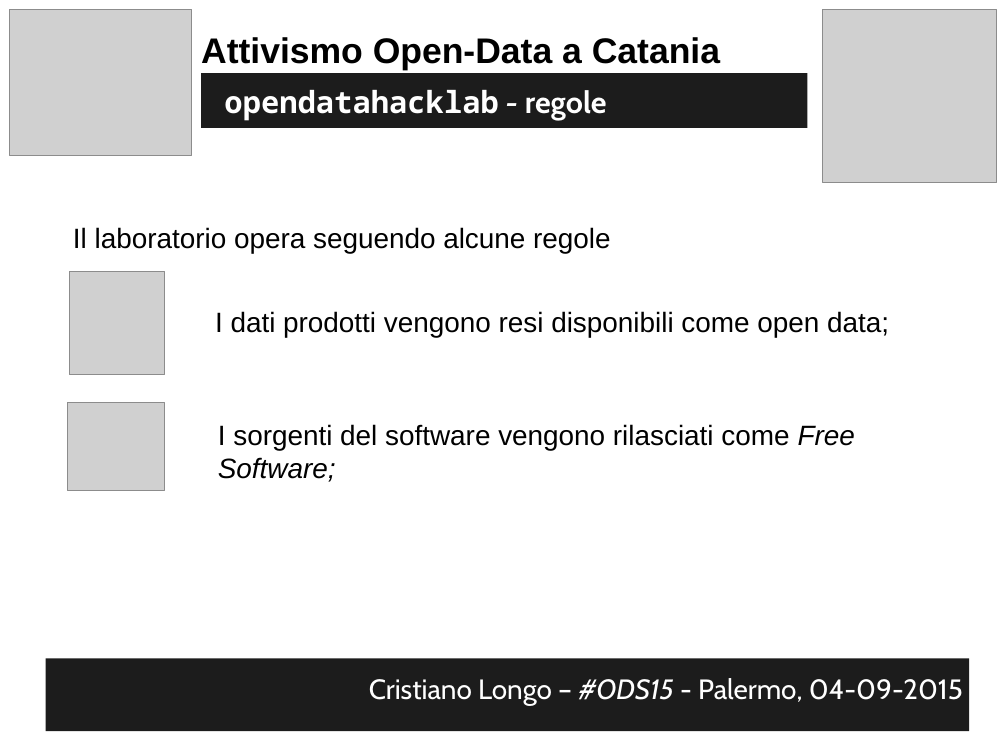
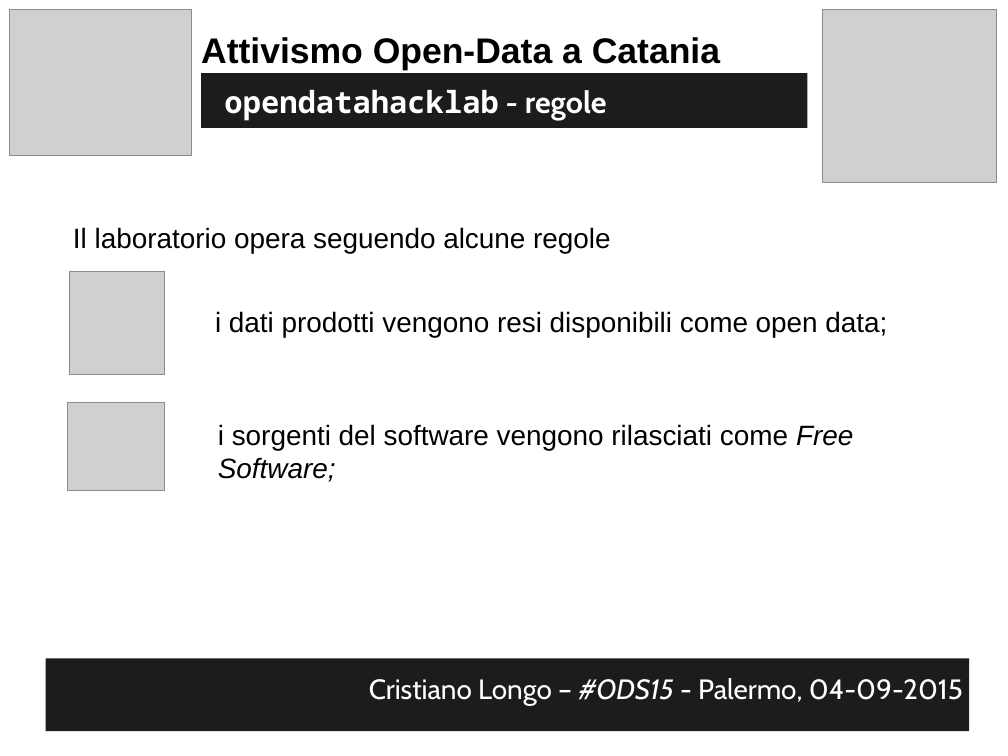
Before and after one commit to opendatahacklab/opendatahacklab.github.io, a slide deck: slide 62 of events/odt_ods15.odp (slide 63 before the commit). Drawn at 1008x756 pixels with LibreOffice and Linux fonts; fonts in the diff are those of the drawing; grey boxes stand for pictures. Boxes give left, top, right and bottom in pixels: in the first picture for what was removed or moved away, otherwise in the second. Text is boxed around its words. In the diff, an @@ line names an element or a change of style, - is before the commit and + after.

Commit message:
slides of the open data tour presentation

```diff
--- a/events/odt_ods15.odp
+++ b/events/odt_ods15.odp
@@ text at box(215, 311, 887, 338): text changed @@
-I dati prodotti vengono resi disponibili come open data;
+i dati prodotti vengono resi disponibili come open data;
@@ text at box(218, 424, 853, 482): text changed @@
-I sorgenti del software vengono rilasciati come Free Software;
+i sorgenti del software vengono rilasciati come Free Software;
```
Also in this commit, not shown: 7 other slides changed, 1 slide added, 2 slides removed, 2 other files.
